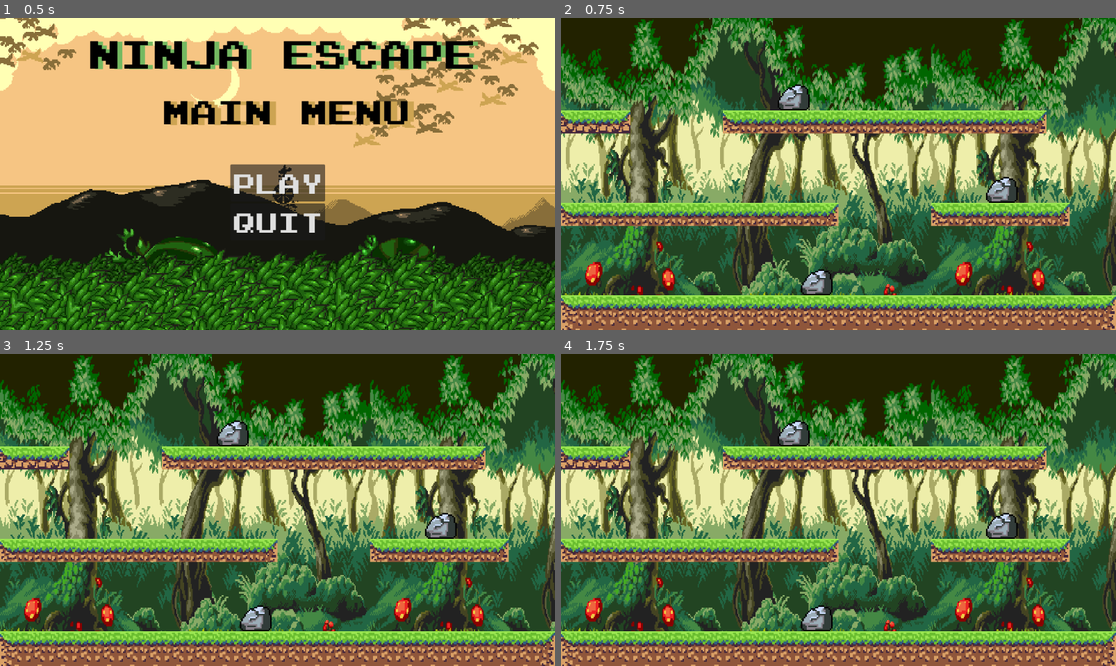
Above: before the commit, frames 1-4 (two rows, left to right).
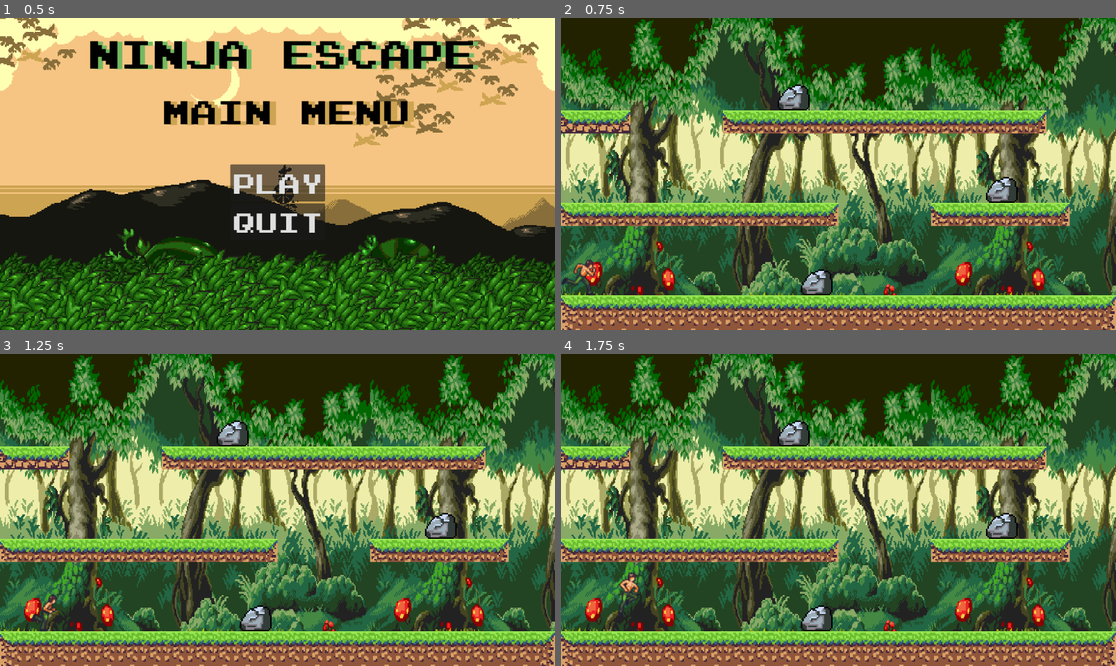
Above: after the commit, the same moments.

Repository: marekutoo/Projecte-Final
Game: Godot game, scene res://Escenes/menu.tscn
The game is run twice, just before and just after one commit, with the same random seed, the same clock (stepped at 60 frames per second) and the same inputs. The project has no main scene, so this scene is started directly.
Inputs:
- Up to frame 1 (0.5 s): no input
- Up to frame 2 (0.75 s): click "PLAY" at 0.5 s
- Up to frame 3 (1.25 s): no input
- Up to frame 4 (1.75 s): tap Enter (ui_accept) at 1.25 s; hold Right (ui_right) from 1.28 s (still down); tap W (saltar) at 1.35, 1.52 s

Frame 1 is identical in both runs. In frame 2, 0.3% of the frame differs, in the area x 0-7%, y 77-90%; in frame 3, 0.2%; in frame 4, 0.2%.

Commit message:
mapa unit, salta més

Diff:
--- a/Escenes/mapa.tscn
+++ b/Escenes/mapa.tscn
@@ -1,8 +1,9 @@
-[gd_scene load_steps=7 format=3 uid="uid://behry0vg6pdu5"]
+[gd_scene load_steps=8 format=3 uid="uid://behry0vg6pdu5"]
 
 [ext_resource type="Texture2D" uid="uid://cbarfbriedujf" path="res://ENanisme cronic/Preview.png" id="1_e3usc"]
 [ext_resource type="Texture2D" uid="uid://cch063p44dj21" path="res://possibles fondos i imatges/2015-02-26 [DB32](Generic Platformer)(Tileset).png" id="1_wwnrc"]
 [ext_resource type="Shader" path="res://Scrpits/treu_color_fons.gdshader" id="2_pm15j"]
+[ext_resource type="PackedScene" uid="uid://dd66m1b87uvwr" path="res://Escenes/personatge.tscn" id="4_1w4oe"]
 
 [sub_resource type="ShaderMaterial" id="ShaderMaterial_6ungo"]
 shader = ExtResource("2_pm15j")
@@ -472,3 +473,6 @@
 layer_0/tile_data = PackedInt32Array(786432, 0, 0, 786433, 65536, 0, 786434, 65536, 0, 786435, 65536, 0, 786436, 65536, …(1393 unchanged characters)…
 layer_1/name = "complements"
 layer_1/tile_data = PackedInt32Array(720906, 655360, 7, 720907, 720896, 7, 655371, 720896, 6, 196617, 655360, 7, 196618, 720896, 7, 131082, 720896, 6, 458770, 655360, 7, 458771, 720896, 7, 393235, 720896, 6)
+
+[node name="CharacterBody2D" parent="." instance=ExtResource("4_1w4oe")]
+position = Vector2(27, 553)
--- a/Escenes/personatge.tscn
+++ b/Escenes/personatge.tscn
@@ -149,6 +149,7 @@
 [sub_resource type="RectangleShape2D" id="RectangleShape2D_kkm7n"]
 
 [node name="CharacterBody2D" type="CharacterBody2D"]
+scale = Vector2(2, 2)
 script = ExtResource("1_4pvv8")
 
 [node name="Animacio" type="AnimatedSprite2D" parent="."]
--- a/Scrpits/CharacterBody2D.gd
+++ b/Scrpits/CharacterBody2D.gd
@@ -11,7 +11,7 @@
 	velocity.x = 100
 
 	if Input.is_action_just_pressed("saltar") and is_on_floor():
-		velocity += Vector2.UP * 330
+		velocity += Vector2.UP * 400
 	if Input.is_action_just_pressed("ajupir-se"):# and is_on_floor():
 		ajupte()
 
